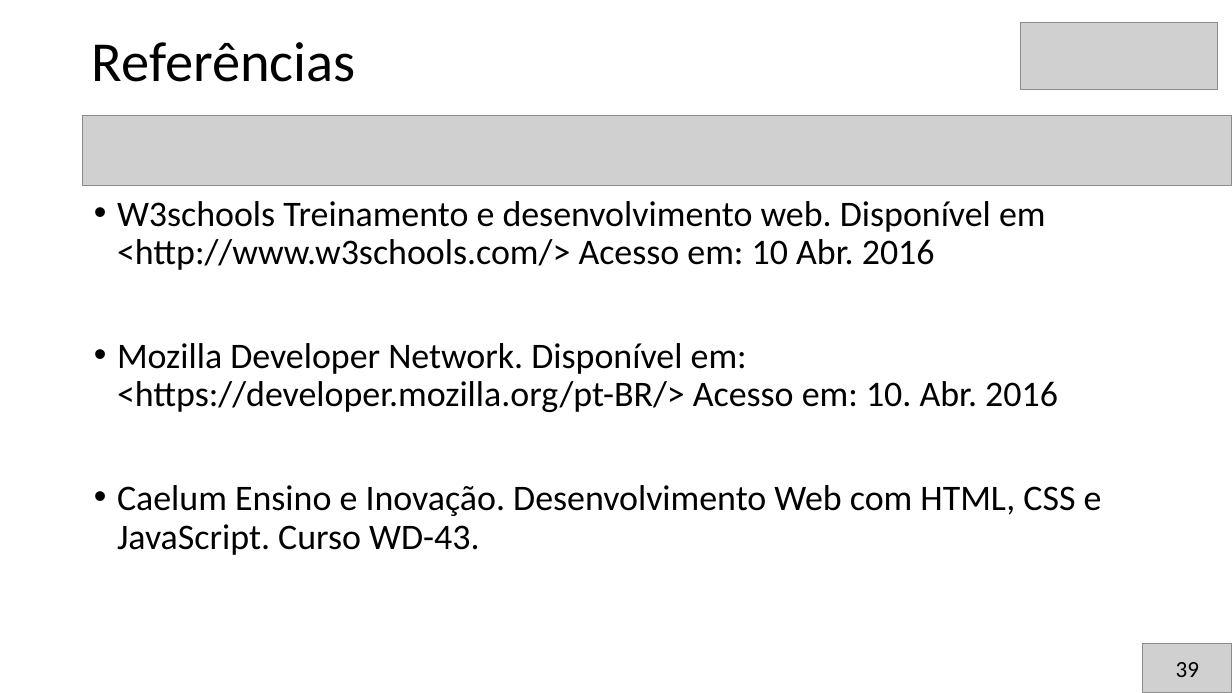
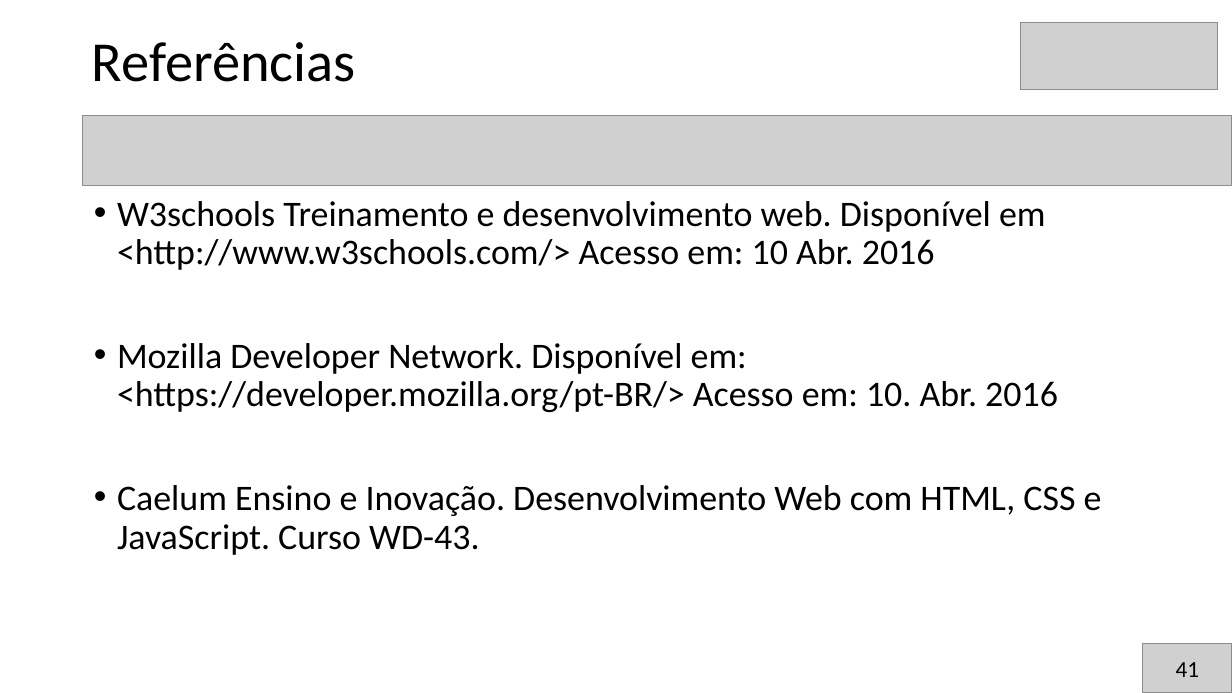
Before and after one commit to brunoslima/Secompp-Minicursos, a slide deck: slide 43 of Introdução ao Desenvolvimento de Front-End com HTMLCSSJS/Apresentacao/apresentacao1.pptx (slide 40 before the commit). Drawn at 1232x693 pixels with LibreOffice and Linux fonts; fonts in the diff are those of the drawing; grey boxes stand for pictures. Boxes give left, top, right and bottom in pixels: in the first picture for what was removed or moved away, otherwise in the second. Text is boxed around its words. In the diff, an @@ line names an element or a change of style, - is before the commit and + after.

```diff
--- a/Introdução ao Desenvolvimento de Front-End com HTMLCSSJS/Apresentacao/apresentacao1.pptx
+++ b/Introdução ao Desenvolvimento de Front-End com HTMLCSSJS/Apresentacao/apresentacao1.pptx
@@ text at <box>1176,662,1199,677</box>: text changed @@
-39
+41
```
Also in this commit, not shown: 5 other slides changed, 3 slides added, 6 other files.
